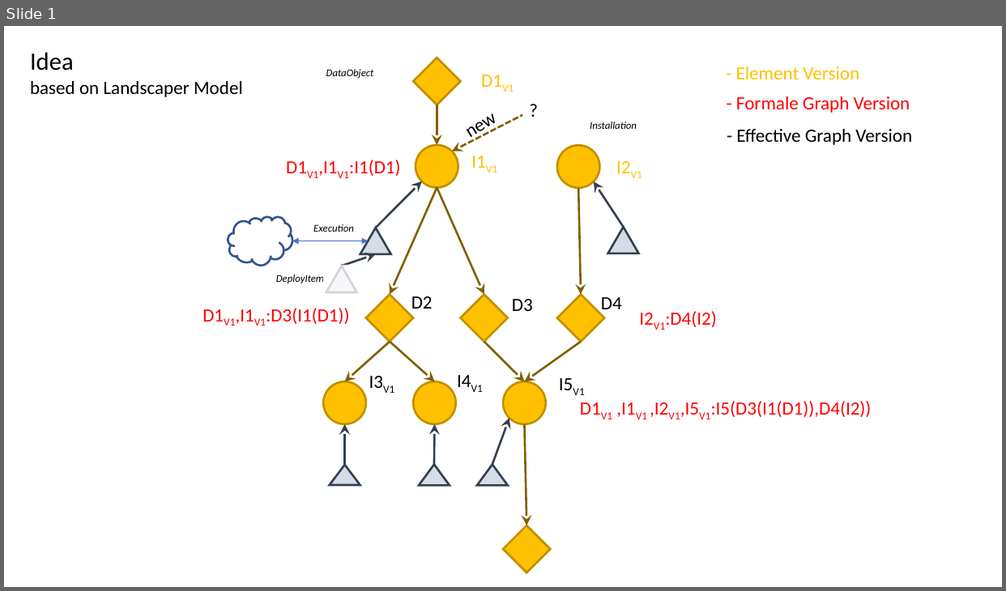
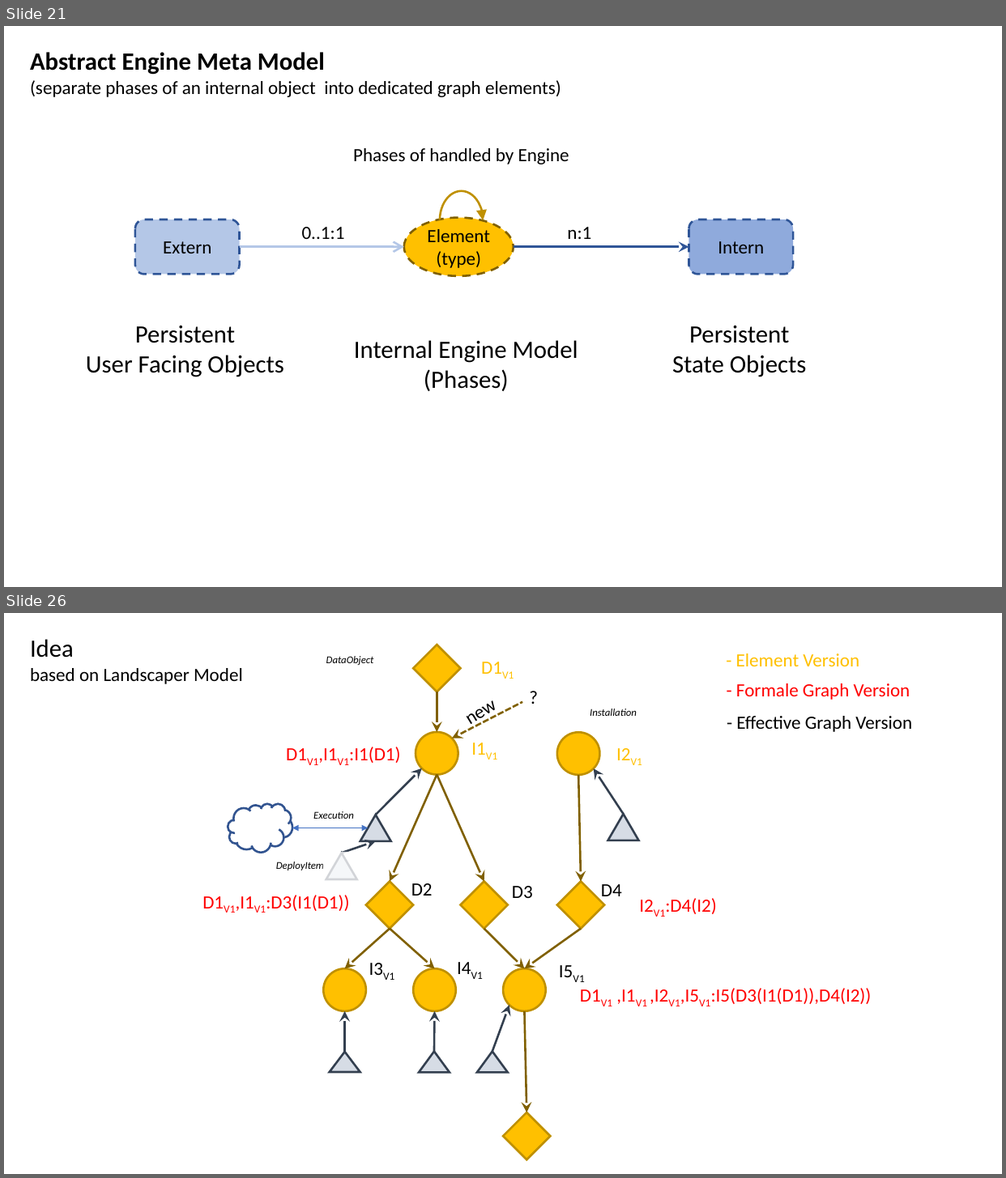
Before and after one commit to mandelsoft/engine, a slide deck: engine.pptx. Shown one above the other, each under a label of ours: slide 1 before the commit, slides 21 and 26 after it; the slides between them are not shown. The pictures are 1006x591 and 1006x1178 pixels, drawn with LibreOffice and Linux fonts; fonts in the diff are those of the drawing. Boxes give left, top, right and bottom in pixels: in the first picture for what was removed or moved away, otherwise in the second. Text is boxed around its words. In the diff, an @@ line names an element or a change of style, - is before the commit and + after.

```diff
--- a/engine.pptx
+++ b/engine.pptx
@@ slide 21 added at [4,26,1002,587], background #FFFFFF @@
@@ text added at [30,52,561,97], 18 pt, text #000000 @@
+Abstract Engine Meta Model
+(separate phases of an internal object into dedicated graph elements)
@@ group added at [86,148,807,391]: 9 texts, 2 rounded rectangles, 2 arrows, 1 ellipse, 1 arc (boxed as its full ellipse) @@
+Intern
+Element
+(type)
+Extern
+Phases of handled by Engine
+n:1
+0..1:1
+Persistent
+User Facing Objects
+Internal Engine Model
+(Phases)
+Persistent
+State Objects
@@ what was slide 1 is now slide 26 @@
```
Also in this commit, not shown: 3 slides changed, 24 other slides added, 5 other files.
